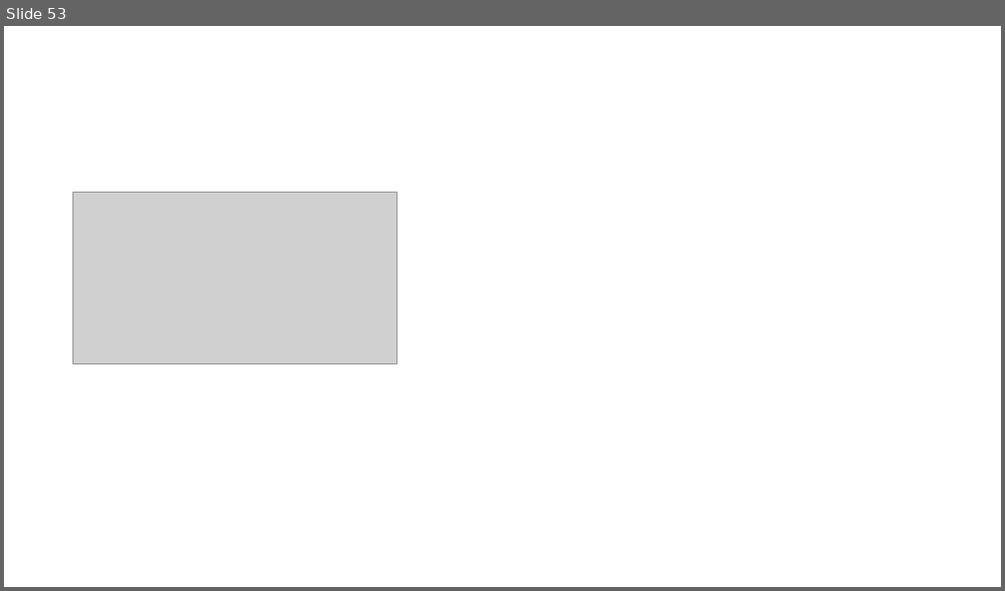
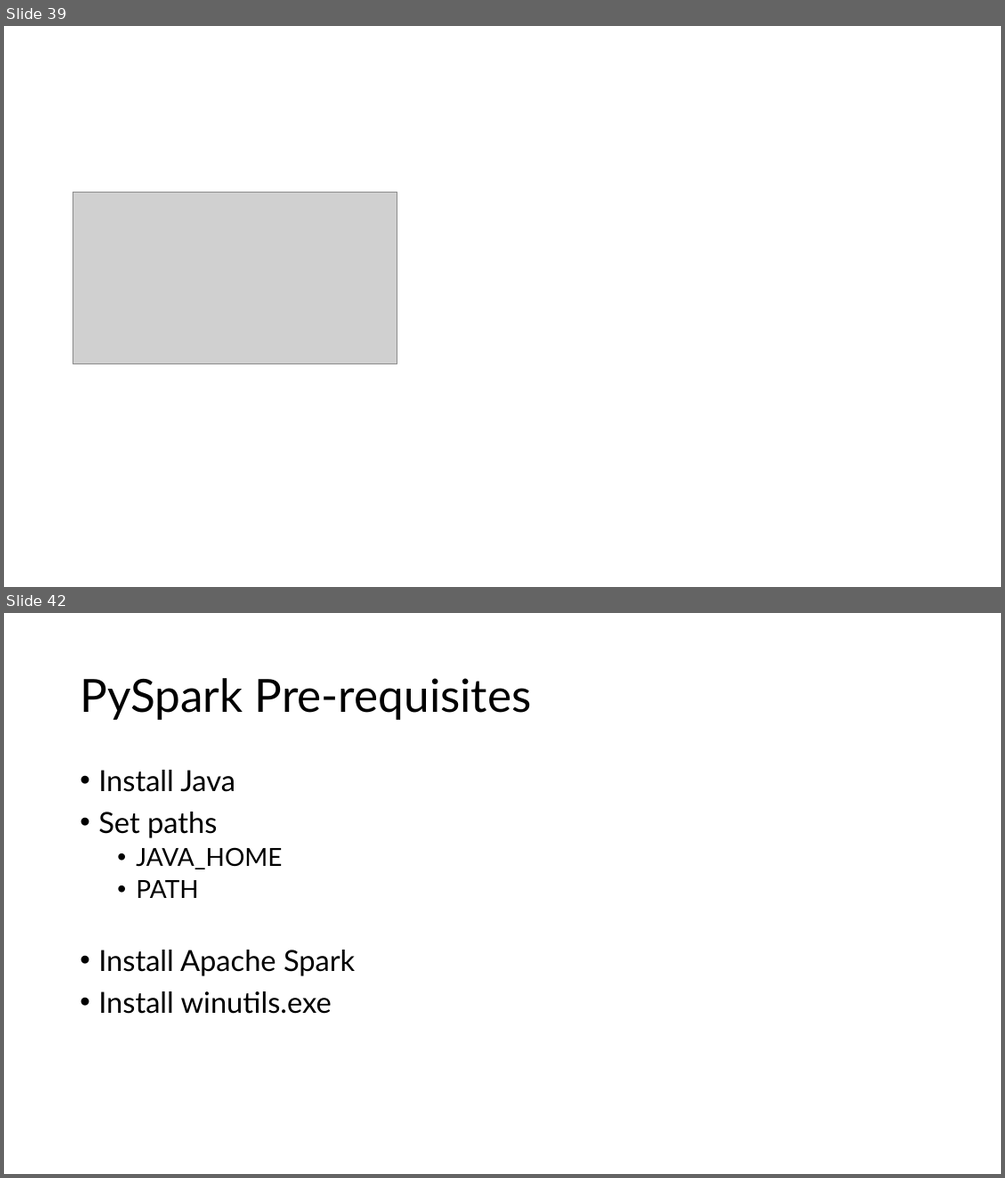
Before and after one commit to phil-a10/Talks, a slide deck: Data Engineering Using Free Tools/Learn Data Engineering For Free.pptx. Shown one above the other, each under a label of ours: slide 53 before the commit, slides 39 and 42 after it; the slides between them are not shown. The pictures are 1005x591 and 1005x1178 pixels, drawn with LibreOffice and Linux fonts; fonts in the diff are those of the drawing; grey boxes stand for pictures. Boxes give left, top, right and bottom in pixels: in the first picture for what was removed or moved away, otherwise in the second. Text is boxed around its words. In the diff, an @@ line names an element or a change of style, - is before the commit and + after.

```diff
--- a/Data Engineering Using Free Tools/Learn Data Engineering For Free.pptx
+++ b/Data Engineering Using Free Tools/Learn Data Engineering For Free.pptx
@@ slide 42 added at bbox=[4, 613, 1001, 1174], background #FFFFFF @@
@@ title added at bbox=[80, 678, 532, 720], 44 pt, text #000000 @@
+PySpark Pre-requisites
@@ text added at bbox=[98, 770, 355, 1013], 28 pt, text #000000 @@
+• Install Java
+• Set paths
+  • JAVA_HOME
+  • PATH
+• Install Apache Spark
+• Install winutils.exe
@@ what was slide 53 is now slide 39 @@
```
Also in this commit, not shown: 1 slide changed, 3 other slides added, 1 slide removed.
